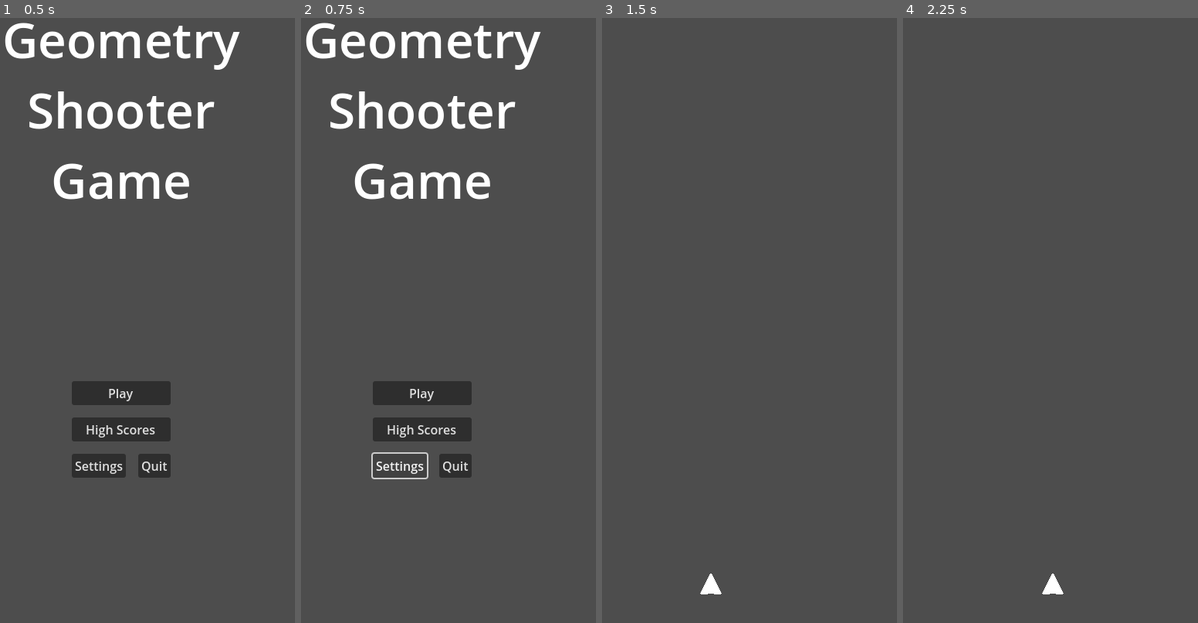
Above: before the commit, frames 1-4 (left to right).
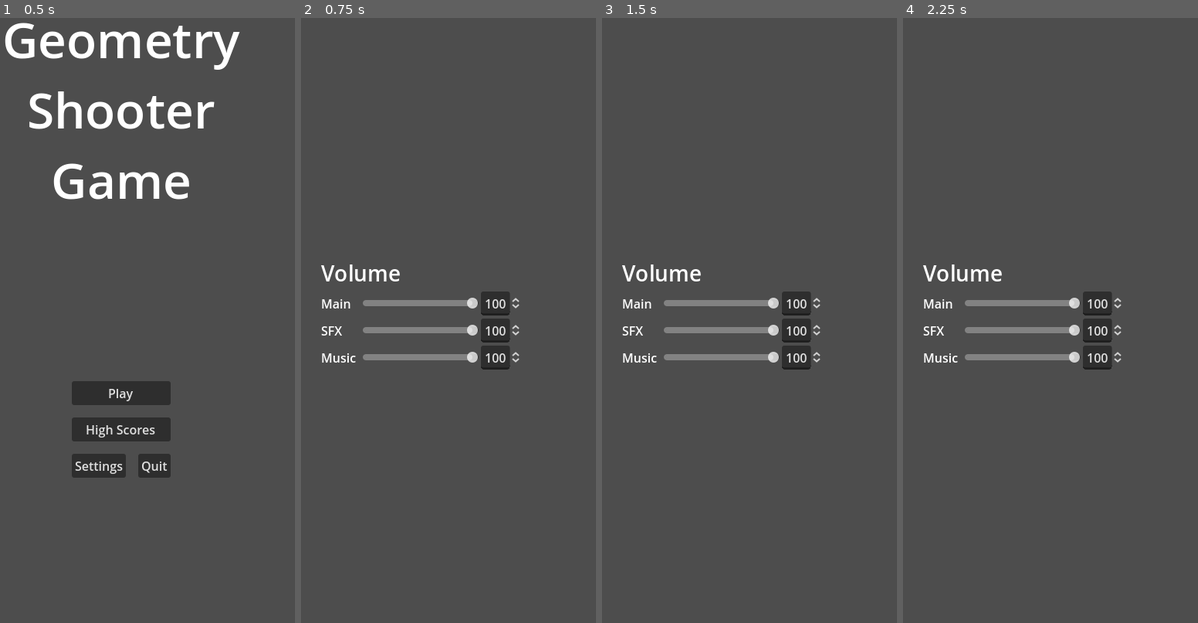
Above: after the commit, the same moments.

Repository: efevans/geometry-shooter-game
Game: Godot game, scene res://scenes/main_menu/main_menu.tscn
The game is run twice, just before and just after one commit, with the same random seed, the same clock (stepped at 60 frames per second) and the same inputs.
Inputs (mouse positions are in pixels of both pictures, inside the frame that each line leads up to):
- Up to frame 1 (0.5 s): no input
- Up to frame 2 (0.75 s): click "Settings" at 0.5 s
- Up to frame 3 (1.5 s): click (722, 393) at 1.25 s, where only the run before the commit has a clickable "Play"
- Up to frame 4 (2.25 s): tap Enter at 2 s; hold D (move_right) from 2.03 s (still down)

Frame 1 is identical in both runs. In frame 2, 11% of the frame differs, in the area x 1-82%, y 0-77%; in frame 3, 3.1%; in frame 4, 3.1%.

Commit message:
Settings page for volume

Diff:
--- /dev/null
+++ b/default_bus_layout.tres
@@ -0,0 +1,15 @@
+[gd_resource type="AudioBusLayout" format=3 uid="uid://woaoordptcru"]
+
+[resource]
+bus/1/name = &"SFX"
+bus/1/solo = false
+bus/1/mute = false
+bus/1/bypass_fx = false
+bus/1/volume_db = 0.0
+bus/1/send = &"Master"
+bus/2/name = &"Music"
+bus/2/solo = false
+bus/2/mute = false
+bus/2/bypass_fx = false
+bus/2/volume_db = 0.0
+bus/2/send = &"Master"
--- /dev/null
+++ b/default_theme.tres
@@ -0,0 +1,3 @@
+[gd_resource type="Theme" format=3 uid="uid://85cbqkfni7xy"]
+
+[resource]
--- a/project.godot
+++ b/project.godot
@@ -15,6 +15,10 @@
 config/features=PackedStringArray("4.2", "GL Compatibility")
 config/icon="res://icon.svg"
 
+[autoload]
+
+SettingsManager="*res://scenes/autoload/settings_manager/settings_manager.tscn"
+
 [debug]
 
 gdscript/warnings/unused_parameter=0
@@ -30,6 +34,10 @@
 [editor]
 
 movie_writer/movie_file="res://"
+
+[gui]
+
+theme/custom="res://default_theme.tres"
 
 [input]
 
--- /dev/null
+++ b/scenes/autoload/settings_manager/settings_manager.gd
@@ -0,0 +1,39 @@
+extends Node
+
+func _ready() -> void:
+	load_settings_from_disk()
+
+
+## Load up our player settings
+## MAKE SURE this funciton loads in the same order as we write
+func load_settings_from_disk() -> void:
+	var settings_file := FileAccess.open("user://settings.txt", FileAccess.READ)
+	if settings_file == null:
+		return
+
+	settings_file.get_line()
+	AudioServer.set_bus_volume_db(AudioConfig.MAIN_BUS_INDEX, linear_to_db(settings_file.get_line().to_float()))
+
+	settings_file.get_line()
+	AudioServer.set_bus_volume_db(AudioConfig.SFX_BUS_INDEX, linear_to_db(settings_file.get_line().to_float()))
+
+	settings_file.get_line()
+	AudioServer.set_bus_volume_db(AudioConfig.MUSIC_BUS_INDEX, linear_to_db(settings_file.get_line().to_float()))
+
+
+## Save our player settings
+## MAKE SURE this funciton writes in the same order as we read
+func flush_settings_to_disk() -> void:
+	var settings_file := FileAccess.open("user://settings.txt", FileAccess.WRITE)
+	if settings_file == null:
+		push_error("Settings file, created at user://settings.txt, was null. Not saving settings.")
+		return
+
+	settings_file.store_line("MainVolume")
+	settings_file.store_line(str(db_to_linear(AudioServer.get_bus_volume_db(AudioConfig.MAIN_BUS_INDEX))))
+
+	settings_file.store_line("SfxVolume")
+	settings_file.store_line(str(db_to_linear(AudioServer.get_bus_volume_db(AudioConfig.SFX_BUS_INDEX))))
+
+	settings_file.store_line("MusicVolume")
+	settings_file.store_line(str(db_to_linear(AudioServer.get_bus_volume_db(AudioConfig.MUSIC_BUS_INDEX))))
--- /dev/null
+++ b/scenes/autoload/settings_manager/settings_manager.tscn
@@ -0,0 +1,6 @@
+[gd_scene load_steps=2 format=3 uid="uid://bfhdmnfkyjy"]
+
+[ext_resource type="Script" path="res://scenes/autoload/settings_manager/settings_manager.gd" id="1_o7psc"]
+
+[node name="SettingsManager" type="Node"]
+script = ExtResource("1_o7psc")
--- a/scenes/main_menu/main_menu.gd
+++ b/scenes/main_menu/main_menu.gd
@@ -18,7 +18,7 @@
 
 
 func _on_settings_button_pressed() -> void:
-	print("TODO: Switch to settings scene")
+	get_tree().change_scene_to_file("res://scenes/settings/settings.tscn")
 
 
 func _on_quit_button_pressed() -> void:
--- /dev/null
+++ b/scenes/settings/settings.gd
@@ -0,0 +1,28 @@
+extends Node2D
+
+
+@onready var main_volume: OptionsSlider = %MainVolume
+@onready var sfx_volume: OptionsSlider = %SfxVolume
+@onready var music_volume: OptionsSlider = %MusicVolume
+
+
+func _ready() -> void:
+	main_volume.update_value(db_to_linear(AudioServer.get_bus_volume_db(AudioConfig.MAIN_BUS_INDEX)))
+	sfx_volume.update_value(db_to_linear(AudioServer.get_bus_volume_db(AudioConfig.SFX_BUS_INDEX)))
+	music_volume.update_value(db_to_linear(AudioServer.get_bus_volume_db(AudioConfig.MUSIC_BUS_INDEX)))
+
+
+func flush_settings_to_disk() -> void:
+	SettingsManager.flush_settings_to_disk()
+
+
+func _on_main_volume_value_change(value: float) -> void:
+	AudioServer.set_bus_volume_db(AudioConfig.MAIN_BUS_INDEX, linear_to_db(value / 100.0))
+
+
+func _on_sfx_volume_value_change(value: float) -> void:
+	AudioServer.set_bus_volume_db(AudioConfig.SFX_BUS_INDEX, linear_to_db(value / 100.0))
+
+
+func _on_music_volume_value_change(value: float) -> void:
+	AudioServer.set_bus_volume_db(AudioConfig.MUSIC_BUS_INDEX, linear_to_db(value / 100.0))
--- /dev/null
+++ b/scenes/settings/settings.tscn
@@ -0,0 +1,50 @@
+[gd_scene load_steps=3 format=3 uid="uid://bg2tfdjbl1vd3"]
+
+[ext_resource type="PackedScene" uid="uid://d26x7beb3l6aq" path="res://scenes/ui/options_slider/options_slider.tscn" id="1_dlgjw"]
+[ext_resource type="Script" path="res://scenes/settings/settings.gd" id="1_g5kr7"]
+
+[node name="Settings" type="Node2D"]
+script = ExtResource("1_g5kr7")
+
+[node name="Control" type="Control" parent="."]
+custom_minimum_size = Vector2(450, 800)
+layout_mode = 3
+anchors_preset = 0
+
+[node name="CenterContainer" type="CenterContainer" parent="Control"]
+layout_mode = 1
+anchors_preset = 15
+anchor_right = 1.0
+anchor_bottom = 1.0
+grow_horizontal = 2
+grow_vertical = 2
+
+[node name="VBoxContainer" type="VBoxContainer" parent="Control/CenterContainer"]
+layout_mode = 2
+
+[node name="Label" type="Label" parent="Control/CenterContainer/VBoxContainer"]
+layout_mode = 2
+theme_type_variation = &"HeaderLarge"
+text = "Volume"
+
+[node name="MainVolume" parent="Control/CenterContainer/VBoxContainer" instance=ExtResource("1_dlgjw")]
+unique_name_in_owner = true
+layout_mode = 2
+label_name = "Main"
+
+[node name="SfxVolume" parent="Control/CenterContainer/VBoxContainer" instance=ExtResource("1_dlgjw")]
+unique_name_in_owner = true
+layout_mode = 2
+label_name = "SFX"
+
+[node name="MusicVolume" parent="Control/CenterContainer/VBoxContainer" instance=ExtResource("1_dlgjw")]
+unique_name_in_owner = true
+layout_mode = 2
+label_name = "Music"
+
+[connection signal="ValueChange" from="Control/CenterContainer/VBoxContainer/MainVolume" to="." method="_on_main_volume_value_change"]
+[connection signal="ValueDoneChanging" from="Control/CenterContainer/VBoxContainer/MainVolume" to="." method="flush_settings_to_disk"]
+[connection signal="ValueChange" from="Control/CenterContainer/VBoxContainer/SfxVolume" to="." method="_on_sfx_volume_value_change"]
+[connection signal="ValueDoneChanging" from="Control/CenterContainer/VBoxContainer/SfxVolume" to="." method="flush_settings_to_disk"]
+[connection signal="ValueChange" from="Control/CenterContainer/VBoxContainer/MusicVolume" to="." method="_on_music_volume_value_change"]
+[connection signal="ValueDoneChanging" from="Control/CenterContainer/VBoxContainer/MusicVolume" to="." method="flush_settings_to_disk"]
--- /dev/null
+++ b/scenes/ui/options_slider/options_slider.gd
@@ -0,0 +1,41 @@
+@tool
+extends HBoxContainer
+class_name OptionsSlider
+
+signal ValueChange(value: float)
+signal ValueDoneChanging()
+
+
+@onready var label: Label = $Label
+@onready var h_slider: HSlider = $HSlider
+@onready var spin_box: SpinBox = $SpinBox
+
+
+@export var label_name: String:
+	set(value):
+		$Label.text = value
+		label_name = value
+
+
+func _ready() -> void:
+	label.text = label_name
+
+
+func update_value(value: float) -> void:
+	h_slider.value = value * 100.0
+	spin_box.value = int(value * 100.0)
+
+
+func _on_h_slider_value_changed(value: float) -> void:
+	ValueChange.emit(value)
+	spin_box.value = int(value)
+
+
+func _on_h_slider_drag_ended(value_changed: bool) -> void:
+	ValueDoneChanging.emit()
+
+
+func _on_spin_box_value_changed(value: float) -> void:
+	ValueChange.emit(value)
+	ValueDoneChanging.emit()
+	h_slider.value = value
--- /dev/null
+++ b/scenes/ui/options_slider/options_slider.tscn
@@ -0,0 +1,39 @@
+[gd_scene load_steps=3 format=3 uid="uid://d26x7beb3l6aq"]
+
+[ext_resource type="Script" path="res://scenes/ui/options_slider/options_slider.gd" id="1_kjdbv"]
+
+[sub_resource type="Theme" id="Theme_xi1pp"]
+LineEdit/constants/minimum_character_width = 2
+
+[node name="OptionsSlider" type="HBoxContainer"]
+script = ExtResource("1_kjdbv")
+
+[node name="Label" type="Label" parent="."]
+layout_mode = 2
+text = "LABEL"
+
+[node name="Spacer" type="Control" parent="."]
+layout_mode = 2
+size_flags_horizontal = 3
+
+[node name="HSlider" type="HSlider" parent="."]
+custom_minimum_size = Vector2(150, 0)
+layout_mode = 2
+size_flags_vertical = 1
+value = 100.0
+rounded = true
+
+[node name="SpinBox" type="SpinBox" parent="."]
+layout_mode = 2
+size_flags_horizontal = 8
+theme = SubResource("Theme_xi1pp")
+value = 100.0
+rounded = true
+alignment = 2
+update_on_text_changed = true
+custom_arrow_step = 5.0
+select_all_on_focus = true
+
+[connection signal="drag_ended" from="HSlider" to="." method="_on_h_slider_drag_ended"]
+[connection signal="value_changed" from="HSlider" to="." method="_on_h_slider_value_changed"]
+[connection signal="value_changed" from="SpinBox" to="." method="_on_spin_box_value_changed"]
--- /dev/null
+++ b/scripts/audio_config.gd
@@ -0,0 +1,5 @@
+class_name AudioConfig
+
+const MAIN_BUS_INDEX = 0
+const SFX_BUS_INDEX = 1
+const MUSIC_BUS_INDEX = 2
Not shown, changed: README.md
